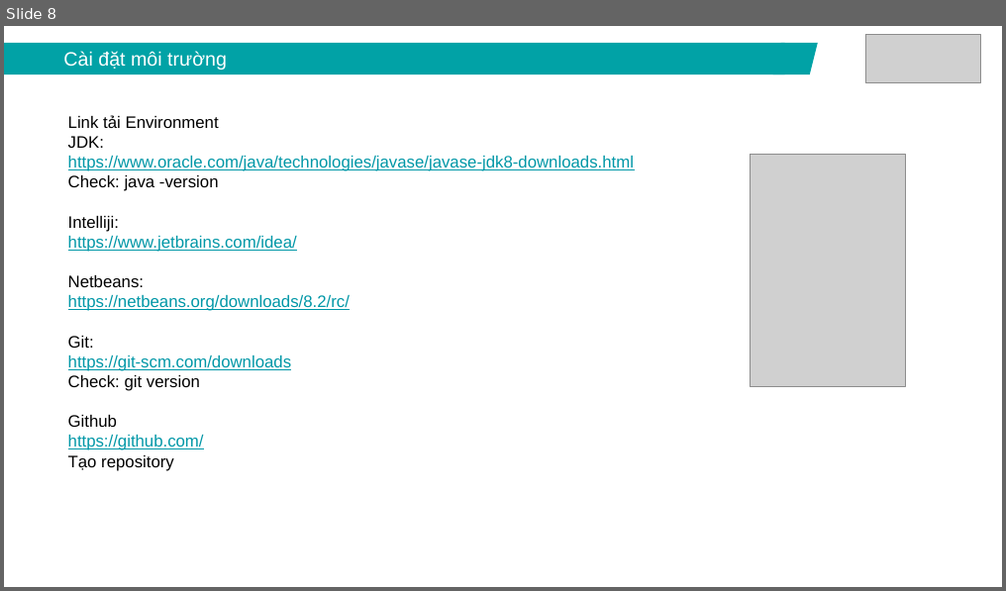
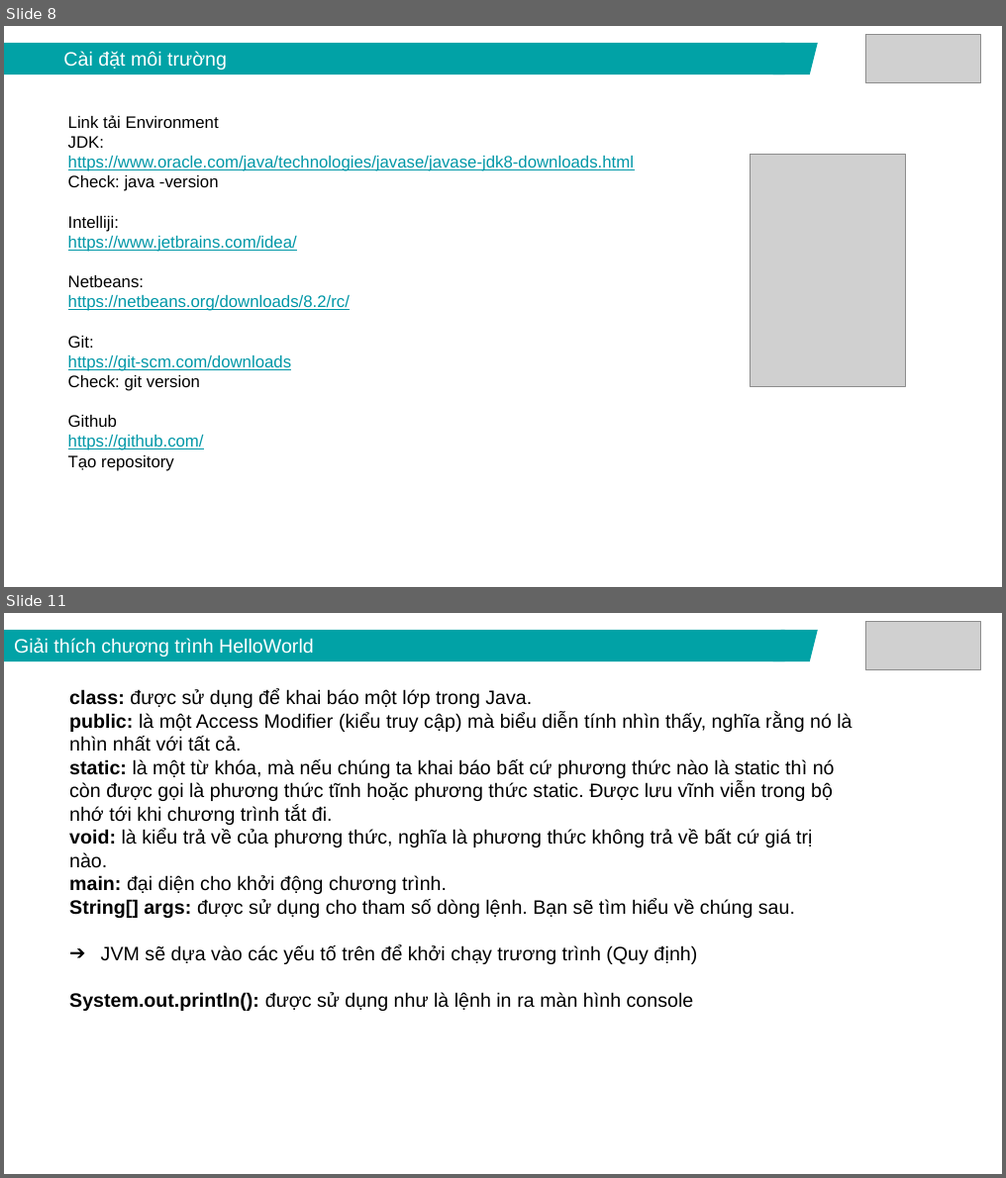
Before and after one commit to lamxung55/javacore, a slide deck: ppt/Java core - Lecture 1 - Introduction.pptx. Shown one above the other, each under a label of ours: slide 8 before the commit, slides 8 and 11 after it; the slides between them are not shown. The pictures are 1006x591 and 1006x1178 pixels, drawn with LibreOffice and Linux fonts; fonts in the diff are those of the drawing; grey boxes stand for pictures. Boxes give left, top, right and bottom in pixels: in the first picture for what was removed or moved away, otherwise in the second. Text is boxed around its words. In the diff, an @@ line names an element or a change of style, - is before the commit and + after.

```diff
--- a/ppt/Java core - Lecture 1 - Introduction.pptx
+++ b/ppt/Java core - Lecture 1 - Introduction.pptx
@@ slide 11 added at box(4, 613, 1002, 1174), background #FFFFFF @@
@@ rectangle added at box(4, 630, 784, 662), fill #01A2A6, 14 pt, text #FFFFFF @@
+Giải thích chương trình HelloWorld
@@ parallelogram added at box(772, 630, 818, 662), fill #01A2A6 @@
@@ picture added at box(865, 621, 981, 669) @@
@@ text added at box(69, 689, 851, 1011), 14 pt, text #000000 @@
+class: được sử dụng để khai báo một lớp trong Java.
+public: là một Access Modifier (kiểu truy cập) mà biểu diễn tính nhìn thấy, nghĩa rằng nó là nhìn nhất với tất cả.
+static: là một từ khóa, mà nếu chúng ta khai báo bất cứ phương thức nào là static thì nó còn được gọi là phương thức tĩnh hoặc phương thức static. Được lưu vĩnh viễn trong bộ nhớ tới khi chương trình tắt đi.
+void: là kiểu trả về của phương thức, nghĩa là phương thức không trả về bất cứ giá trị nào.
+main: đại diện cho khởi động chương trình.
+String[] args: được sử dụng cho tham số dòng lệnh. Bạn sẽ tìm hiểu về chúng sau.
+➔ JVM sẽ dựa vào các yếu tố trên để khởi chạy trương trình (Quy định)
+System.out.println(): được sử dụng như là lệnh in ra màn hình console
```
Also in this commit, not shown: 5 slides changed, 4 other slides added, 5 slides removed.
